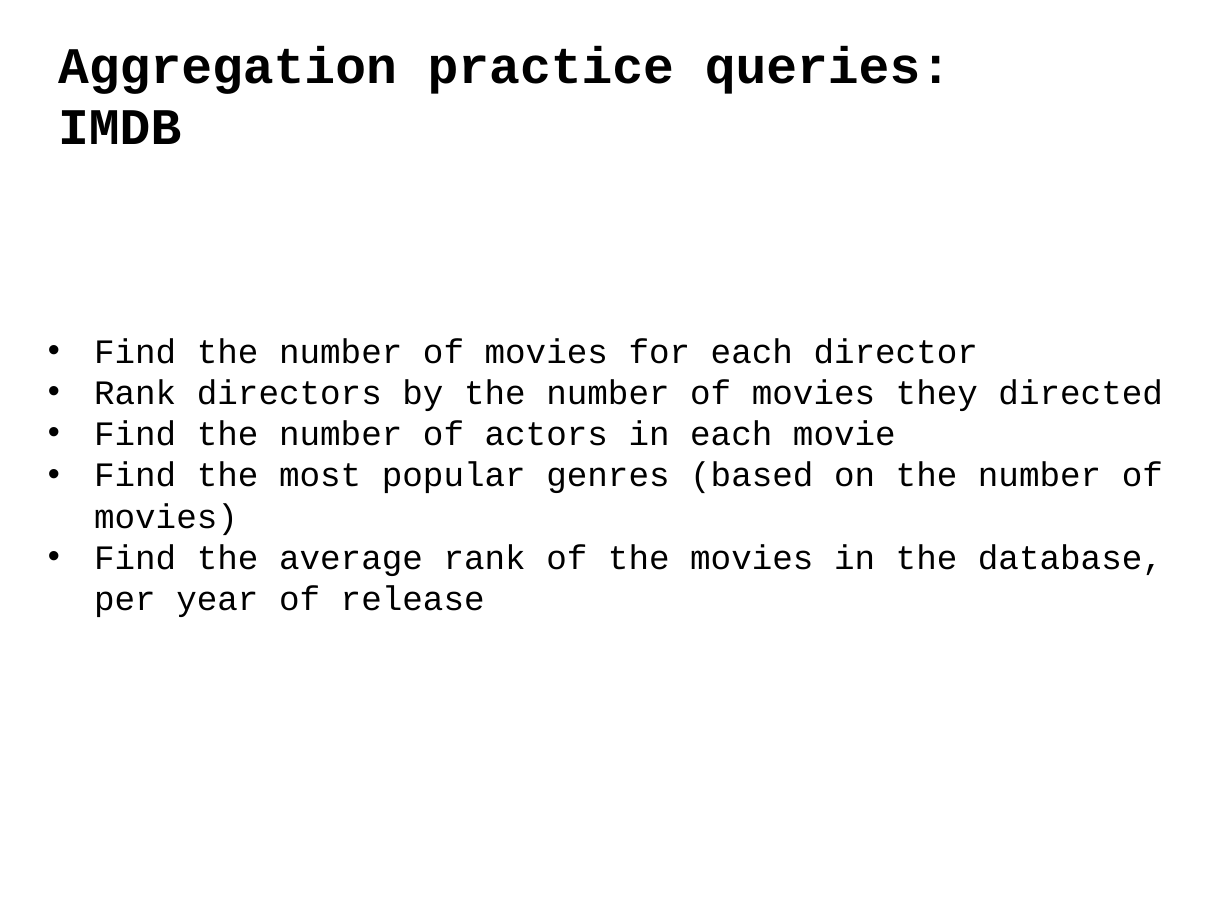
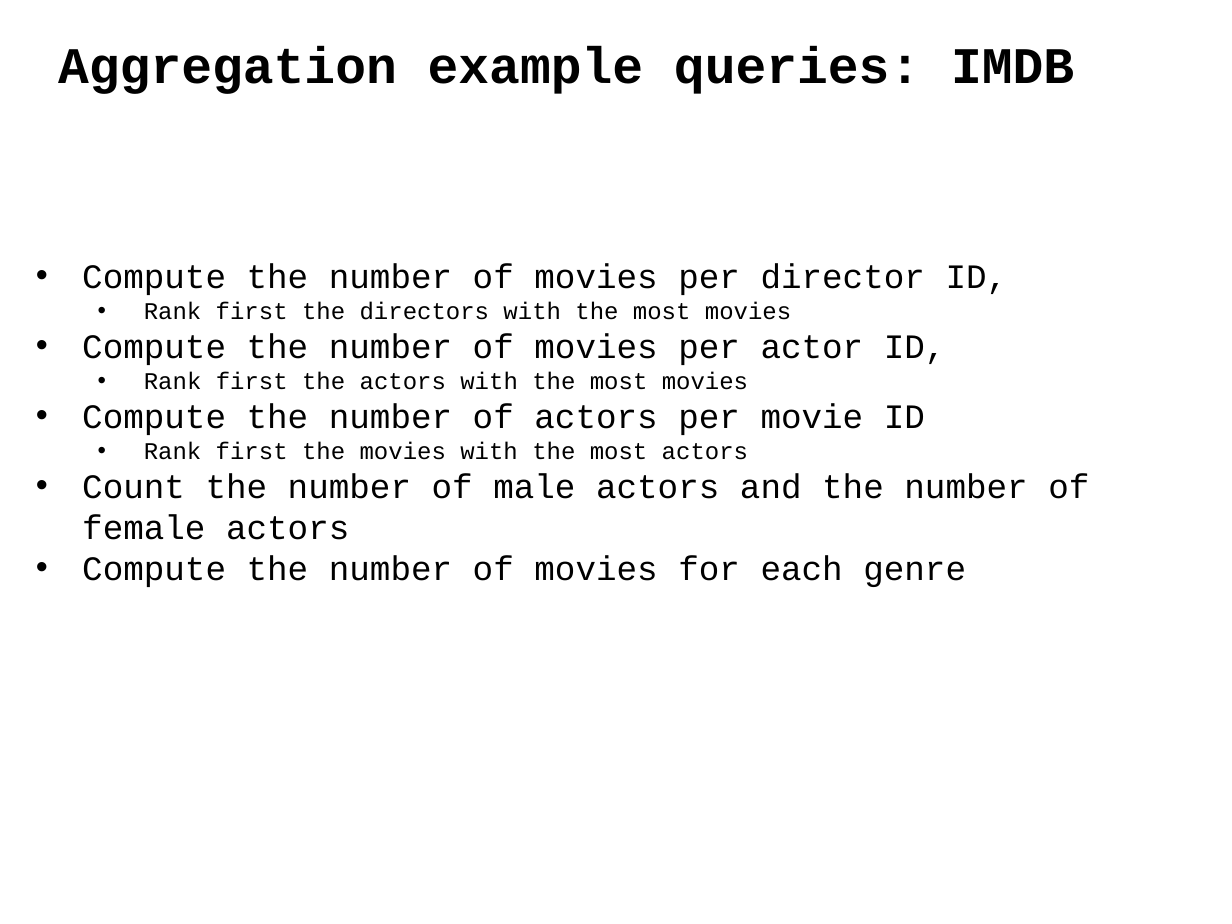
Before and after one commit to ipeirotis/introduction-to-databases, a slide deck: slide 59 of C-SQL.pptx (slide 58 before the commit). Drawn at 1232x924 pixels with LibreOffice and Linux fonts; fonts in the diff are those of the drawing. Boxes give left, top, right and bottom in pixels: in the first picture for what was removed or moved away, otherwise in the second. Text is boxed around its words. In the diff, an @@ line names an element or a change of style, - is before the commit and + after.

```diff
--- a/C-SQL.pptx
+++ b/C-SQL.pptx
@@ text at (x1=58, y1=45, x2=1074, y2=94): text changed @@
-Aggregation practice queries: IMDB
+Aggregation example queries: IMDB
@@ text added at (x1=82, y1=263, x2=1089, y2=587), 20 pt, text #000000 @@
+• Compute the number of movies per director ID,
+  • Rank first the directors with the most movies
+• Compute the number of movies per actor ID,
+  • Rank first the actors with the most movies
+• Compute the number of actors per movie ID
+  • Rank first the movies with the most actors
+• Count the number of male actors and the number of female actors
+• Compute the number of movies for each genre
@@ text removed at (x1=94, y1=338, x2=1163, y2=617) @@
-• Find the number of movies for each director
-• Rank directors by the number of movies they directed
-• Find the number of actors in each movie
-• Find the most popular genres (based on the number of movies)
-• Find the average rank of the movies in the database, per year of release
```
Also in this commit, not shown: 14 other slides changed, 10 slides added, 1 slide removed.
